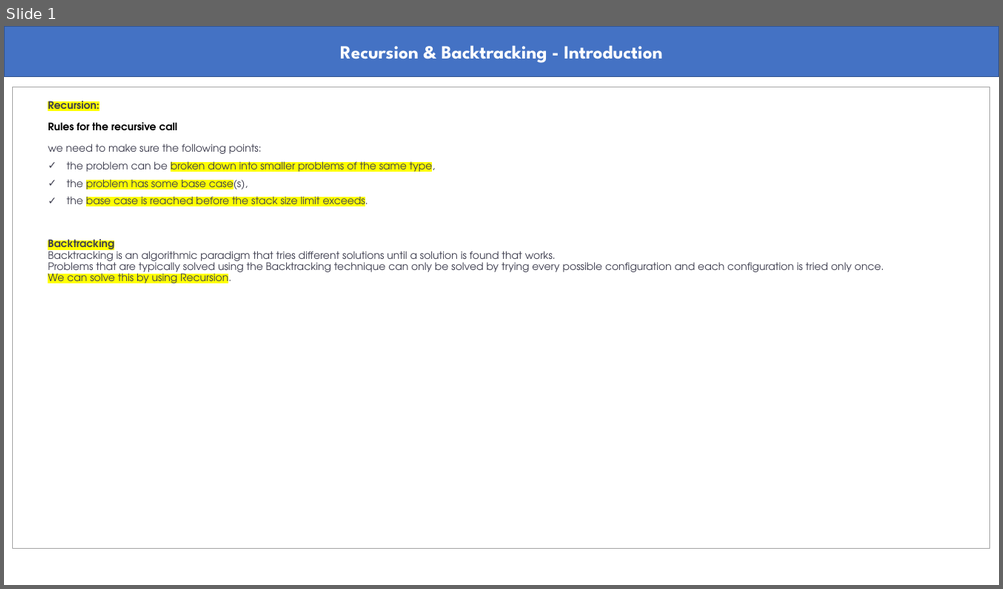
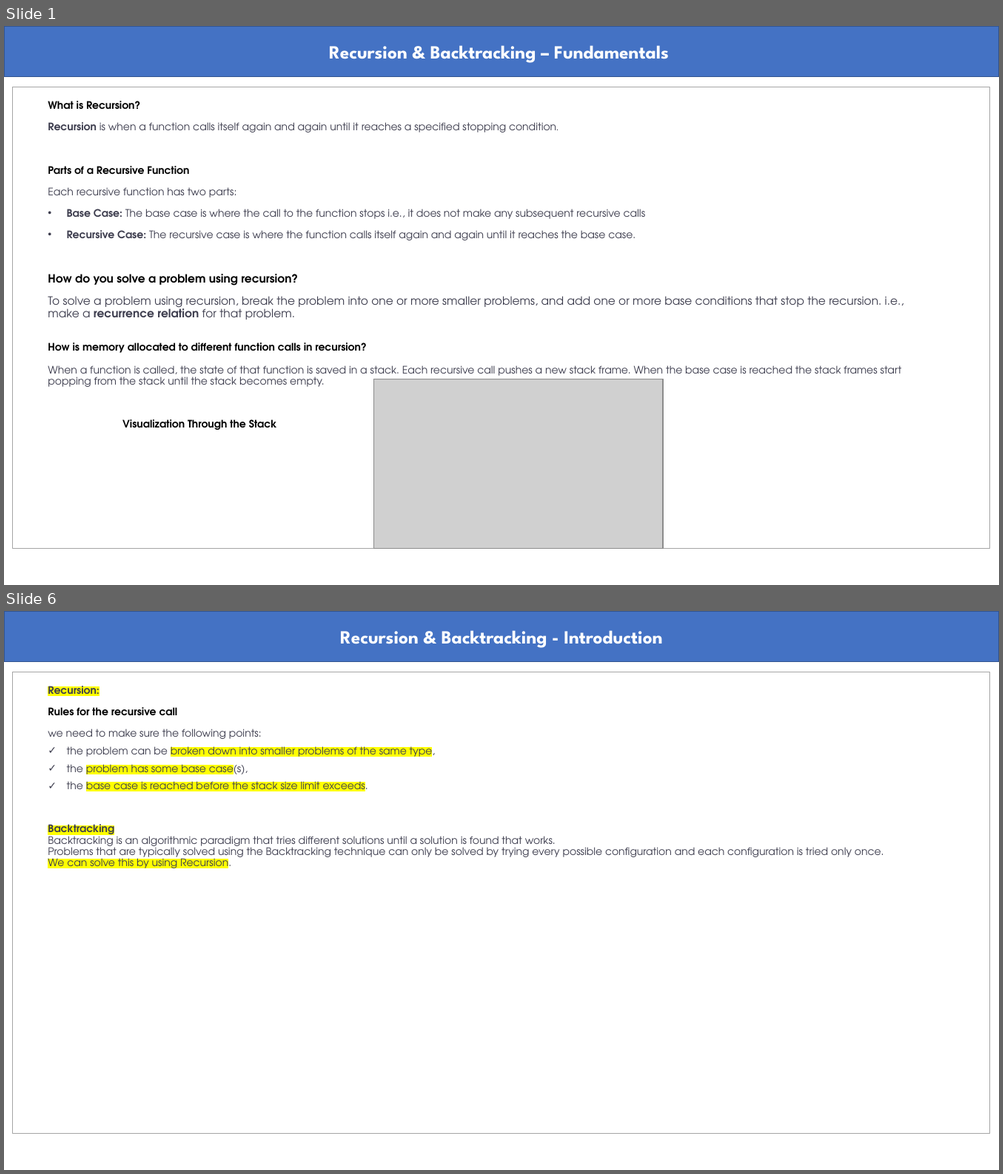
Before and after one commit to abmishra1234/4AM_Club_Coding, a slide deck: RecursionAndBacktracking/Recursion_Backtracking.pptx. Shown one above the other, each under a label of ours: slide 1 before the commit, slides 1 and 6 after it; the slides between them are not shown. The pictures are 1003x589 and 1003x1174 pixels, drawn with LibreOffice and Linux fonts; fonts in the diff are those of the drawing; grey boxes stand for pictures. Boxes give left, top, right and bottom in pixels: in the first picture for what was removed or moved away, otherwise in the second. Text is boxed around its words. In the diff, an @@ line names an element or a change of style, - is before the commit and + after.

```diff
--- a/RecursionAndBacktracking/Recursion_Backtracking.pptx
+++ b/RecursionAndBacktracking/Recursion_Backtracking.pptx
@@ slide 1 added at (x1=4, y1=26, x2=999, y2=585), background #FFFFFF @@
@@ rectangle added at (x1=4, y1=26, x2=999, y2=77), fill #4472C4, outline #325491 1 pt, 18 pt, text #FFFFFF, bold @@
+Recursion & Backtracking – Fundamentals
@@ rectangle added at (x1=12, y1=87, x2=990, y2=549), outline #A5A5A5 0.75 pt @@
@@ text added at (x1=48, y1=101, x2=904, y2=430), 10 pt, text #3D3D4E @@
+What is Recursion?
+Recursion is when a function calls itself again and again until it reaches a specified stopping condition.
+Parts of a Recursive Function
+Each recursive function has two parts:
+• Base Case: The base case is where the call to the function stops i.e., it does not make any subsequent recursive calls
+• Recursive Case: The recursive case is where the function calls itself again and again until it reaches the base case.
+How do you solve a problem using recursion?
+To solve a problem using recursion, break the problem into one or more smaller problems, and add one or more base conditions that stop the recursion. i.e., make a recurrence relation for that problem.
+How is memory allocated to different function calls in recursion?
+When a function is called, the state of that function is saved in a stack. Each recursive call pushes a new stack frame. When the base case is reached the stack frames start popping from the stack until the stack becomes empty.
+Visualization Through the Stack
@@ picture added at (x1=373, y1=379, x2=663, y2=549) @@
@@ what was slide 1 is now slide 6 @@
```
Also in this commit, not shown: 1 slide changed, 4 other slides added.
